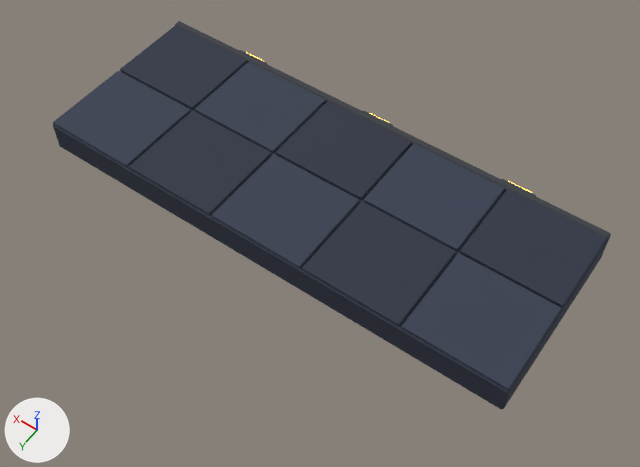
Before and after pictures for a commit that changed the glTF model Models/cinema_auditorium/riser.glb.
Both versions are drawn from a 50 mm camera at (-2.05, 2.84, 4.14) aimed at (-0.14, 0.17, -0.06). The axes (+X, +Y, +Z) are drawn at lower left. The lights are the same throughout. The first picture is the older version. Vertices at exactly the same position are counted once.

The first picture shows 'riser'.
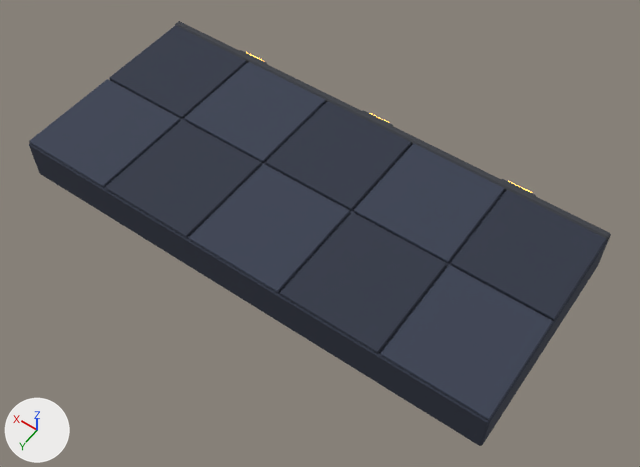
The newer file is also turned or shifted as a whole; pictures and numbers use the older file's frame.

What changed in the scene script:
```text
Change me_riser:
    used by ob_riser; location = (0.0, 0.0, 0.0)
    remove me_riser.from_pydata(...)  # 384 vertices, 696 faces; spans x -1.6..1.6, y -0.69..0.6, z 0.0..0.23
    add me_riser.from_pydata(...)  # 384 vertices, 696 faces; spans x -1.6..1.6, y -0.69..0.8, z -0.08..0.23
    me_riser part 1: the loose piece of 24 vertices spanning x -1.6..1.6, y -0.6..0.6, z 0.0..0.2 is scaled about its middle by (1, 1.17, 1.43), then moved by (0.0, 0.1, -0.04)
    me_riser part 2: the loose piece of 24 vertices spanning x -0.95..-0.33, y 0.01..0.59, z 0.2..0.22 is scaled about its middle by (1, 1.17, 1), then moved by (0.0, 0.15, 0.0)
    me_riser part 3: the loose piece of 24 vertices spanning x 0.33..0.95, y 0.01..0.59, z 0.2..0.22 is scaled about its middle by (1, 1.17, 1), then moved by (0.0, 0.15, 0.0)
    me_riser part 4: the loose piece of 24 vertices spanning x -1.59..-0.97, y 0.01..0.59, z 0.2..0.22 is scaled about its middle by (1, 1.17, 1), then moved by (0.0, 0.15, 0.0)
    me_riser part 5: the loose piece of 24 vertices spanning x -0.31..0.31, y 0.01..0.59, z 0.2..0.22 is scaled about its middle by (1, 1.17, 1), then moved by (0.0, 0.15, 0.0)
    me_riser part 6: the loose piece of 24 vertices spanning x 0.97..1.59, y 0.01..0.59, z 0.2..0.22 is scaled about its middle by (1, 1.17, 1), then moved by (0.0, 0.15, 0.0)
    me_riser part 7: all 60 vertices in x -1.59..1.59, y -0.01, z 0.2..0.22 are moved by (0.0, 0.1, 0.0)
```

Pixel boxes (x1, y1, x2, y2) of what changed, in the pictures (640 x 467 px; the box of a moved part takes in the faces that stretch with it):
'riser', reshaped (10% taller)
    before: (53, 21, 611, 409)
    after: (29, 21, 611, 446)
part 1 of me_riser, moved or reshaped
    before: (53, 63, 609, 409)
    after: (29, 63, 609, 446)
part 2 of me_riser, moved or reshaped
    before: (302, 202, 456, 326)
    after: (280, 212, 446, 353)
part 3 of me_riser, moved or reshaped
    before: (129, 111, 271, 215)
    after: (105, 120, 261, 238)
part 4 of me_riser, moved or reshaped
    before: (402, 253, 561, 390)
    after: (381, 265, 553, 420)
part 5 of me_riser, moved or reshaped
    before: (212, 154, 359, 268)
    after: (189, 164, 350, 293)
part 6 of me_riser, moved or reshaped
    before: (53, 71, 191, 167)
    after: (29, 79, 180, 187)
part 7 of me_riser, moved or reshaped
    before: (120, 25, 607, 307)
    after: (109, 25, 607, 320)
